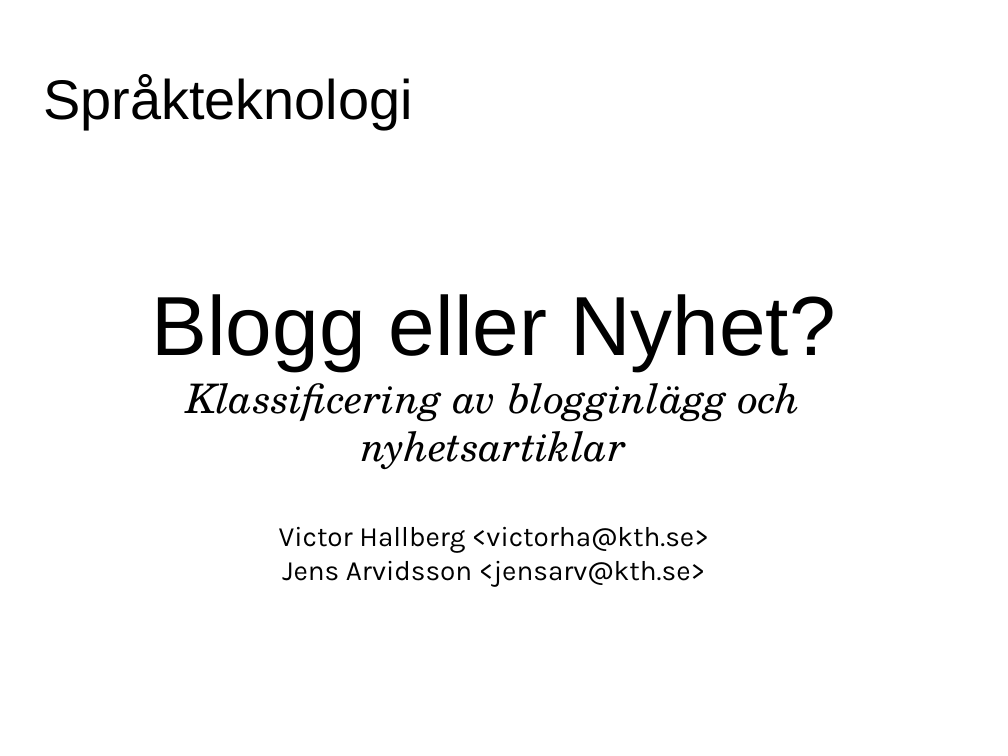
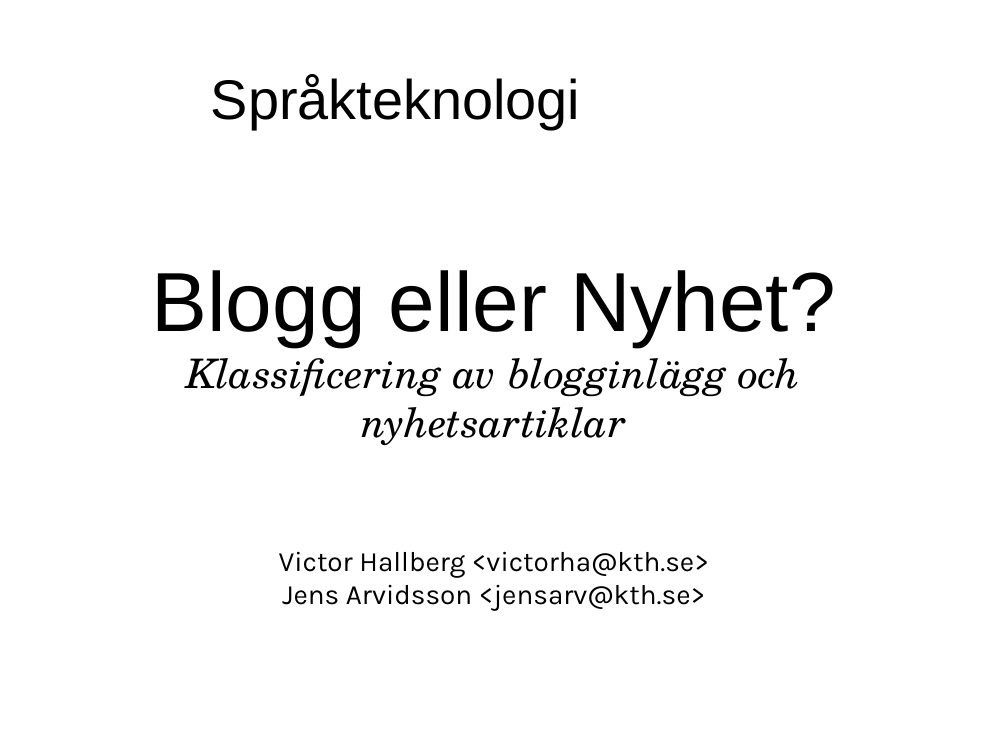
Before and after one commit to jensa/BloggEllerNyhet, a slide deck: slide 1 of report/presentation.odp. Drawn at 1008x756 pixels with LibreOffice and Linux fonts; fonts in the diff are those of the drawing; background and template pictures are left out. Boxes give left, top, right and bottom in pixels: in the first picture for what was removed or moved away, otherwise in the second. Text is boxed around its words. In the diff, an @@ line names an element or a change of style, - is before the commit and + after.

```diff
--- a/report/presentation.odp
+++ b/report/presentation.odp
@@ title "Språkteknologi" at (211,75,580,129): alignment left to centre @@
@@ subtitle "Blogg eller Nyhet?" rewrapped from (151,294,835,586) to (151,270,835,611) @@
```
Also in this commit, not shown: 3 other slides changed, 4 slides added.
